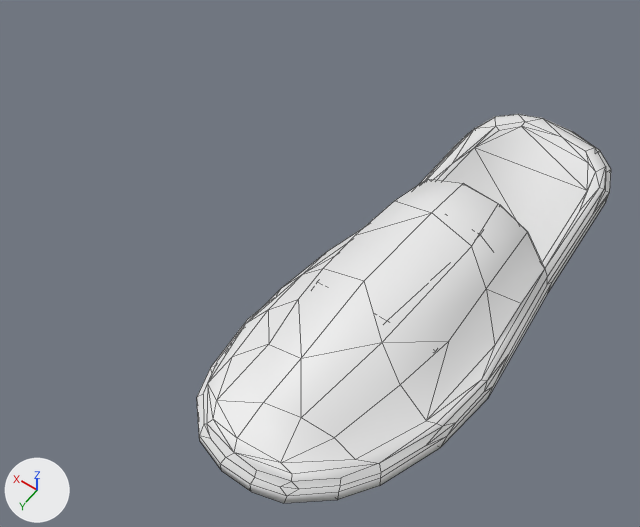
One commit to the FBX model global-game-jam-2021/Assets/Models/mpantofla-aristero.fbx: the scene before it, then after it.
Both versions are drawn from a camera (50 mm lens) standing at (-5.66, 8.63, 14.67) and looking at (-0.04, 0.77, 2.31). The axes (+X, +Y, +Z) are drawn at lower left. The lights are the same throughout. Mesh edges are drawn as thin lines. Materials are left out; every surface is plain grey. Where no turn or scale is listed for an object, it has been applied to the vertices.
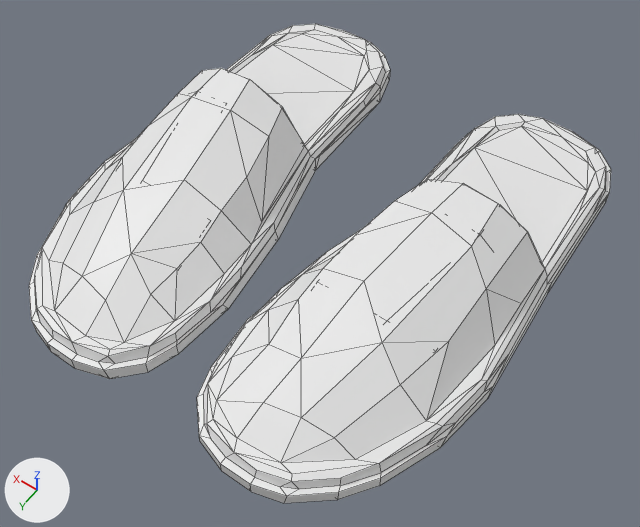
Location of each change, [x1, y1, x2, y2] in pixels of the pictures (640 x 527 px):
'Plane.001_Plane.002', added
    after: [29, 24, 390, 379]
part 1 of me_plane, shading changed
    both: [197, 114, 611, 503]

What the commit changed:
me_plane has 174 vertices, 218 faces and spans x -3.74..0.22, y -4.81..4.76, z 2.12..3.99.
me_plane is used by ob_plane; location (0.0, 0.0, 0.0).
me_plane part 1: edges marked sharp go from 0 to 359.
Mesh me_plane_001_plane_002 is new.
It has 174 vertices, 222 faces and spans x 0.74..4.7, y -4.81..4.76, z 2.12..3.99.
Object 'Plane.001_Plane.002' (ob_plane_001_plane_002) is new; it shows me_plane_001_plane_002.
Its location is (0.0, 0.0, 0.0).
